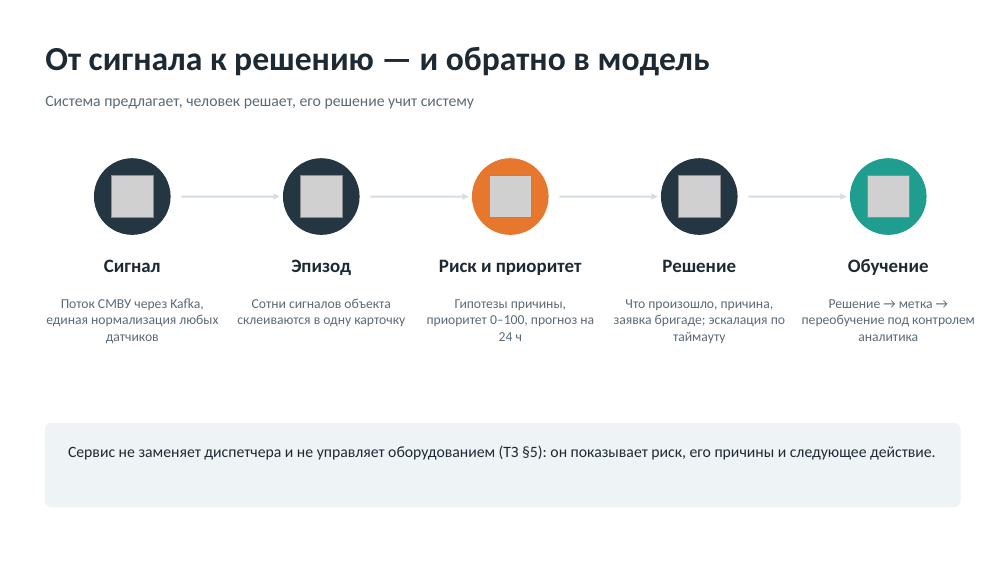
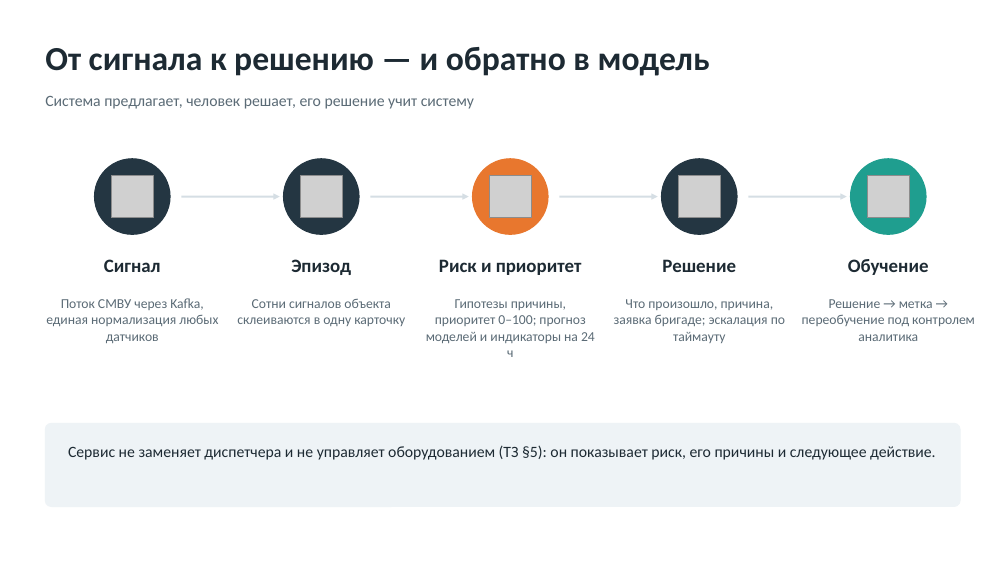
Before and after one commit to Microgit-dev/collector_incident_forecast, a slide deck: slide 3 of docs/delivery/out/Презентация.pptx. Drawn at 1008x567 pixels with LibreOffice and Linux fonts; fonts in the diff are those of the drawing; grey boxes stand for pictures. Boxes give left, top, right and bottom in pixels: in the first picture for what was removed or moved away, otherwise in the second. Text is boxed around its words. In the diff, an @@ line names an element or a change of style, - is before the commit and + after.

```diff
--- a/docs/delivery/out/Презентация.pptx
+++ b/docs/delivery/out/Презентация.pptx
@@ text at <box>426,299,595,357</box>: text changed @@
-Гипотезы причины, приоритет 0–100, прогноз на 24 ч
+Гипотезы причины, приоритет 0–100; прогноз моделей и индикаторы на 24 ч
```
Also in this commit, not shown: 9 other slides changed, 5 slides added, 2 slides removed, 16 other files.
